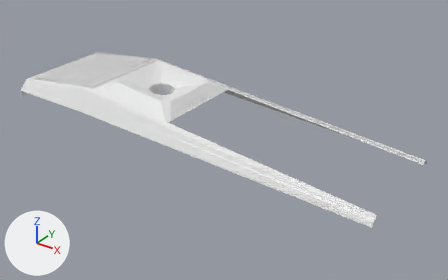
Two versions of the Blender file wasabi/media_src/atari-7800-controller.blend, one commit apart.
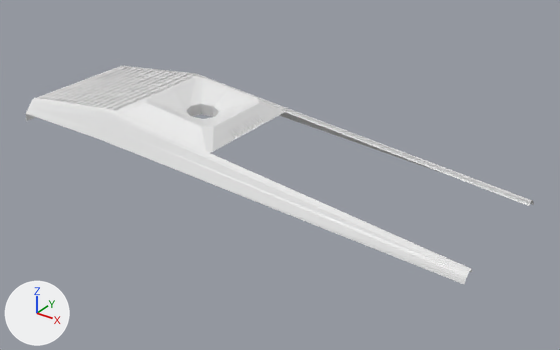
The first picture shows the older version from a 50 mm lens placed at (16.75, -17.24, 9.8), pointed at (4.42, -0.11, -1.2). The close-ups show both versions on the part from 0% to 100% of the width and 0% to 100% of the height of that picture. Lighting does not change. The marker at lower left points along +X, +Y and +Z.

Script lines for the objects in view, before the commit:
```python
me_circle = bpy.data.meshes.new('Circle')
me_circle.from_pydata(...)  # 467 vertices, 438 faces; spans x -9.4..6.6, y -2.6..2.6, z -1.0..0.7
# before: 412 (-9.2, -2.4, -0.5) at pixel (25, 113), 415 (-9.2, 2.4, -0.5), 425 (-9.2, 2.4, -0.9), 426 (-9.2, -2.4, -0.9), 433 (-5.5, 2.4, -0.2)
# before: 435 (-5.5, 2.3, 0.0), 438 (-5.5, 2.6, -0.4), 441 (-5.5, -2.6, -0.4) at pixel (99, 139), 444 (-5.5, -2.3, 0.0) at pixel (103, 125), 446 (-5.5, -2.4, -0.2) at pixel (101, 131)
# before: 447 (6.6, -2.0, -0.7) at pixel (471, 268), 448 (6.6, 2.0, -0.7) at pixel (530, 201), 449 (6.6, 2.0, -0.8) at pixel (530, 205), 450 (6.6, -2.0, -0.8) at pixel (471, 272), 451 (6.6, -1.9, -0.8) at pixel (472, 270)
# before: 452 (6.6, 1.9, -0.8) at pixel (529, 206), 453 (6.6, -2.3, -0.9) at pixel (465, 280), 454 (6.6, -2.2, -0.8) at pixel (468, 274), 455 (6.6, -2.2, -0.8) at pixel (466, 277), 456 (6.6, -2.0, -0.7) at pixel (470, 269)
# before: 457 (6.6, -2.1, -0.7) at pixel (470, 270), 458 (6.6, -2.3, -1.0) at pixel (464, 284), 459 (6.6, -2.1, -0.7) at pixel (469, 272), 460 (6.6, 2.1, -0.7) at pixel (532, 200), 461 (6.6, 2.3, -1.0) at pixel (533, 205)
# before: 462 (6.6, 2.1, -0.7) at pixel (531, 200), 463 (6.6, 2.0, -0.7) at pixel (531, 201), 464 (6.6, 2.2, -0.8) at pixel (533, 201), 465 (6.6, 2.2, -0.8) at pixel (532, 200), 466 (6.6, 2.3, -0.9) at pixel (533, 202)
ob_circle = bpy.data.objects.new('Circle', me_circle)
ob_circle.location = (4.84, -0.12, 0.0)
```
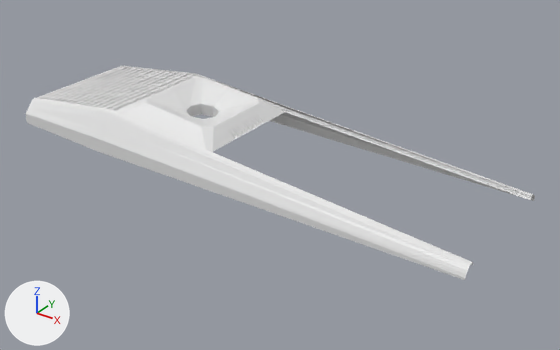
Where the change shows, as pixel boxes (x1, y1, x2, y2) in the close-ups (560 x 350 px):
'Circle', reshaped
    before: (26, 65, 534, 285)
    after: (26, 65, 535, 280)
part 1 of me_circle, built on
    before: (100, 80, 534, 285)
    after: (26, 78, 535, 280)

What the commit changed:
me_circle has 467 vertices, 438 faces and spans x -9.4..6.6, y -2.6..2.6, z -1.0..0.7.
me_circle is used by ob_circle; location (4.84, -0.12, 0.0).
Verts and faces of me_circle; kept vertices keep their numbers, new ones are numbered from 467.
Part 1, on me_circle:
Faces deleted: (441, 458, 453, 446), (444, 446, 453, 455), (433, 466, 461, 438), (433, 435, 464, 466).
Vertices 447 to 452, 454 to 458, 461 to 465 move by (0.0, 0.0, 0.2).
Vertex 459 moves to (6.6, -2.1, -0.6), pixel (470, 265).
Vertex 460 moves to (6.6, 2.1, -0.6), pixel (533, 194).
New vertex 467 is at (6.6, -2.3, -0.7), pixel (466, 273).
New vertex 468 is at (6.6, 2.3, -0.7), pixel (534, 196).
New vertex 469 is at (-5.5, 2.6, -0.9).
New vertex 470 is at (-5.5, -2.6, -0.9), pixel (100, 152).
New faces: (441, 458, 467, 446), (444, 446, 467, 455), (433, 468, 461, 438), (433, 435, 464, 468), (415, 425, 469, 438), (438, 461, 466, 469).
New faces: (412, 441, 470, 426), (441, 470, 453, 458).
